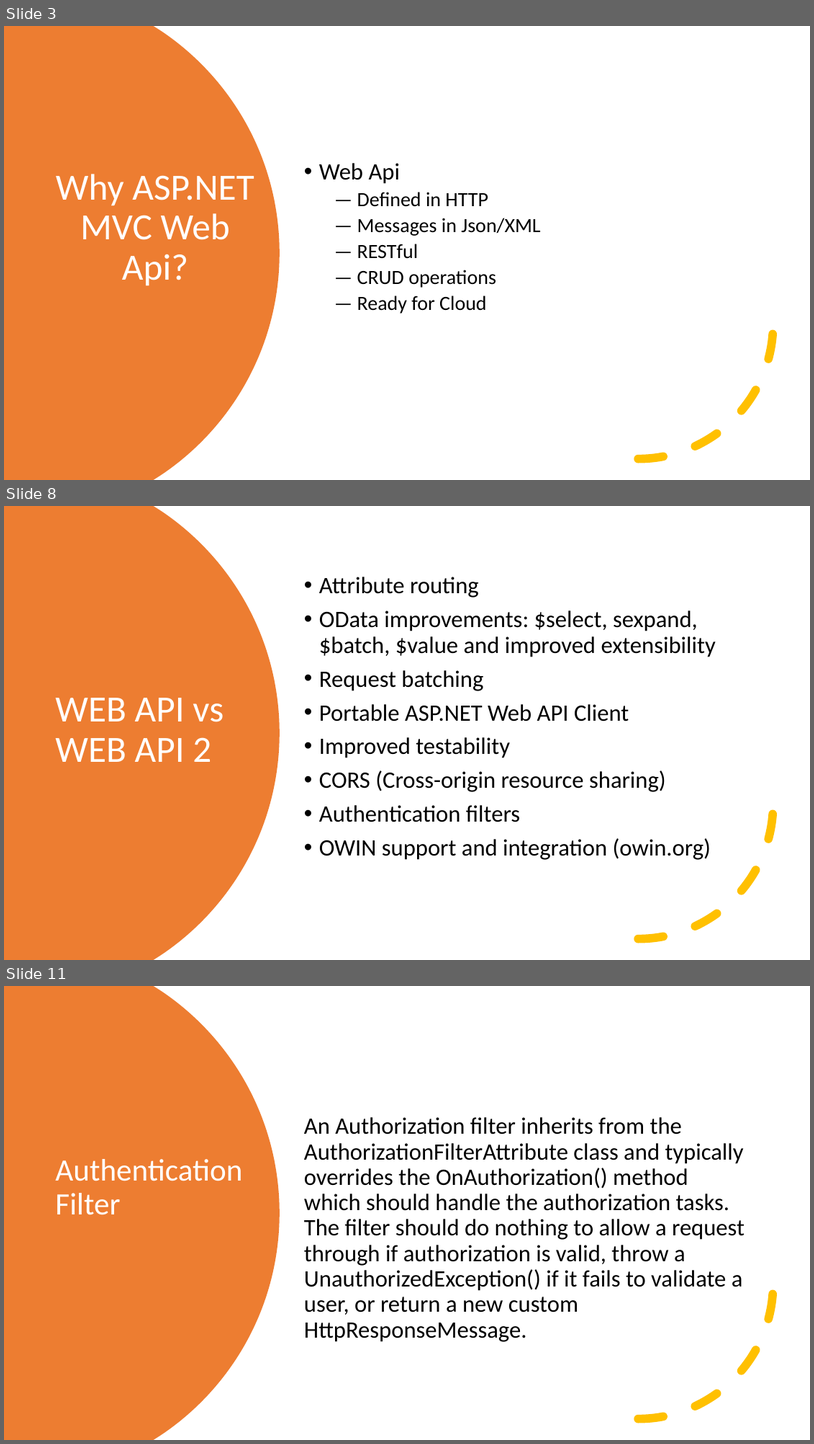
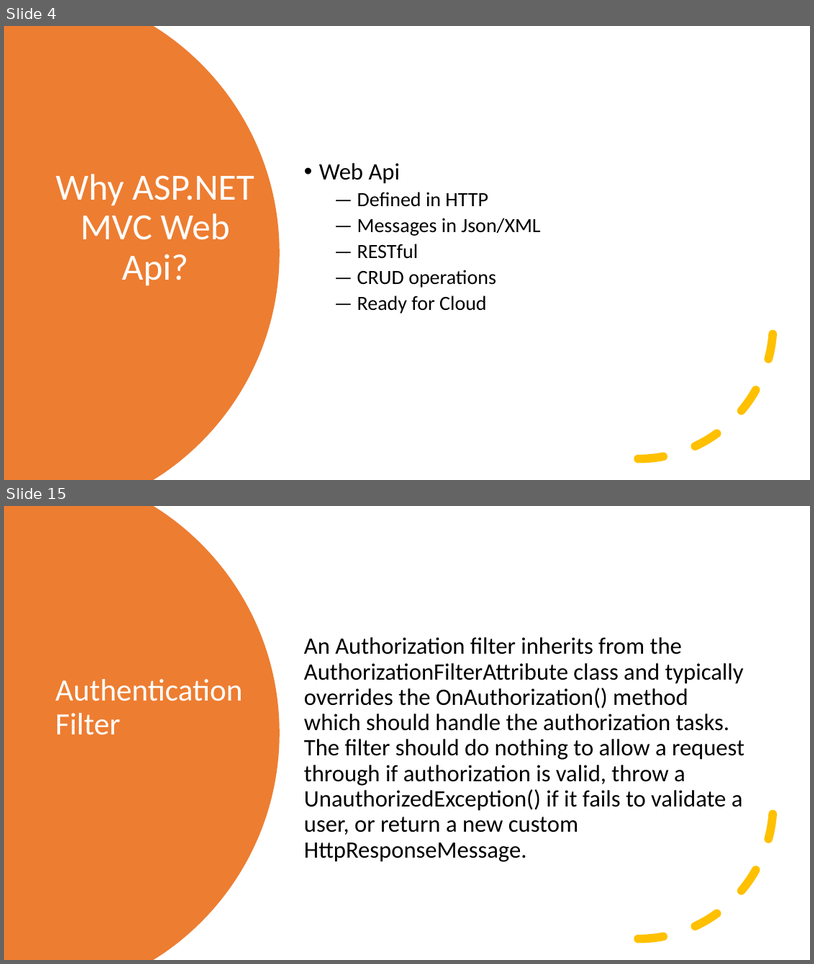
Before and after one commit to byteridge/GarageInternship2020, a slide deck: WebApi/WEB API 2.0 (1).pptx. Shown one above the other, each under a label of ours: slides 3, 8 and 11 before the commit, slides 4 and 15 after it; the slides between them are not shown. The pictures are 814x1444 and 814x964 pixels, drawn with LibreOffice and Linux fonts; fonts in the diff are those of the drawing. Boxes give left, top, right and bottom in pixels: in the first picture for what was removed or moved away, otherwise in the second. Text is boxed around its words. In the diff, an @@ line names an element or a change of style, - is before the commit and + after.

```diff
--- a/WebApi/WEB API 2.0 (1).pptx
+++ b/WebApi/WEB API 2.0 (1).pptx
@@ slide 8 removed at box(4, 506, 810, 960), background #FFFFFF @@
@@ freeform shape removed at box(4, 506, 280, 960) @@
@@ text removed at box(319, 577, 716, 860) @@
-• Attribute routing
-• OData improvements: $select, sexpand, $batch, $value and improved extensibility
-• Request batching
-• Portable ASP.NET Web API Client
-• Improved testability
-• CORS (Cross-origin resource sharing)
-• Authentication filters
-• OWIN support and integration (owin.org)
@@ arc (boxed as its full ellipse) removed at box(504, 669, 774, 939) @@
@@ title removed at box(55, 698, 224, 762) @@
-WEB API vs WEB API 2
@@ what was slide 3 is now slide 4 @@
@@ what was slide 11 is now slide 15 @@
```
Also in this commit, not shown: 8 slides changed, 2 slides added, 3 other slides removed.
